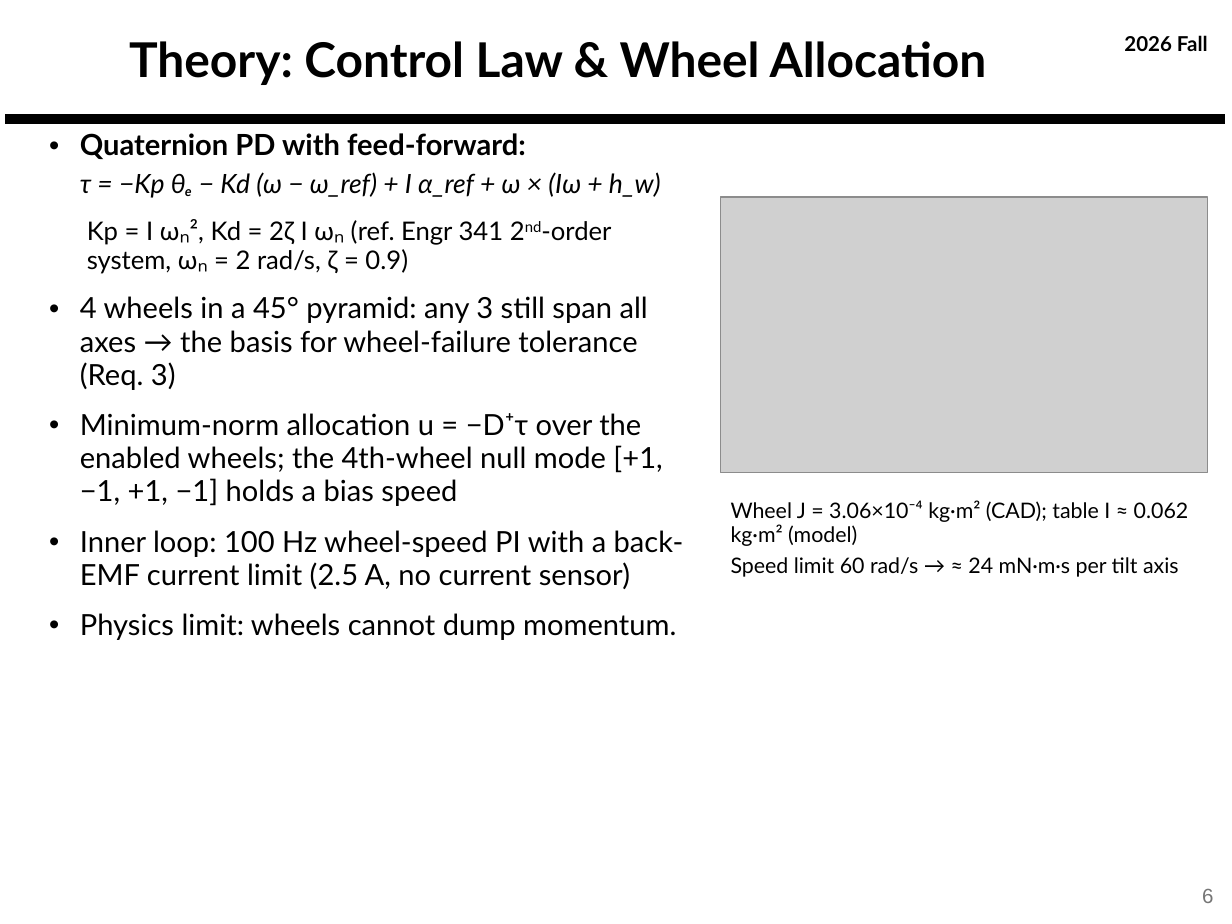
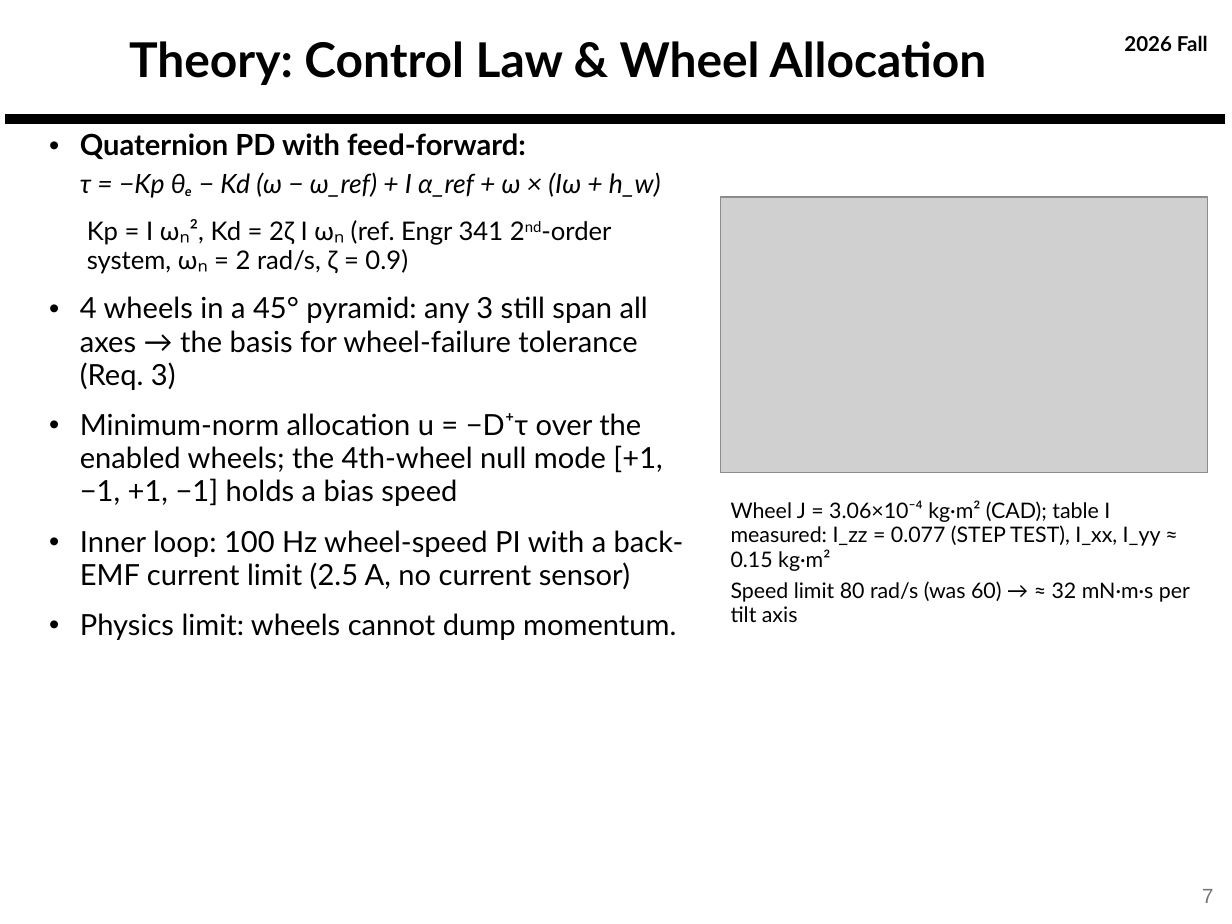
Before and after one commit to derek-weissinger-usafa/Astro-331-Lab-8, a slide deck: slide 7 of Reports/Astro 331 Lab 8_2_3 Body Final Pres.pptx (slide 6 before the commit). Drawn at 1232x924 pixels with LibreOffice and Linux fonts; fonts in the diff are those of the drawing; grey boxes stand for pictures; background and template pictures are left out. Boxes give left, top, right and bottom in pixels: in the first picture for what was removed or moved away, otherwise in the second. Text is boxed around its words. In the diff, an @@ line names an element or a change of style, - is before the commit and + after.

```diff
--- a/Reports/Astro 331 Lab 8_2_3 Body Final Pres.pptx
+++ b/Reports/Astro 331 Lab 8_2_3 Body Final Pres.pptx
@@ text at bbox=[731, 500, 1190, 622]: text changed @@
-Wheel J = 3.06×10⁻⁴ kg·m² (CAD); table I ≈ 0.062 kg·m² (model)
-Speed limit 60 rad/s → ≈ 24 mN·m·s per tilt axis
+Wheel J = 3.06×10⁻⁴ kg·m² (CAD); table I measured: I_zz = 0.077 (STEP TEST), I_xx, I_yy ≈ 0.15 kg·m²
+Speed limit 80 rad/s (was 60) → ≈ 32 mN·m·s per tilt axis
@@ page number at bbox=[1202, 889, 1213, 903]: text changed @@
-6
+7
```
Also in this commit, not shown: 11 other slides changed, 22 slides added, 8 other files.
